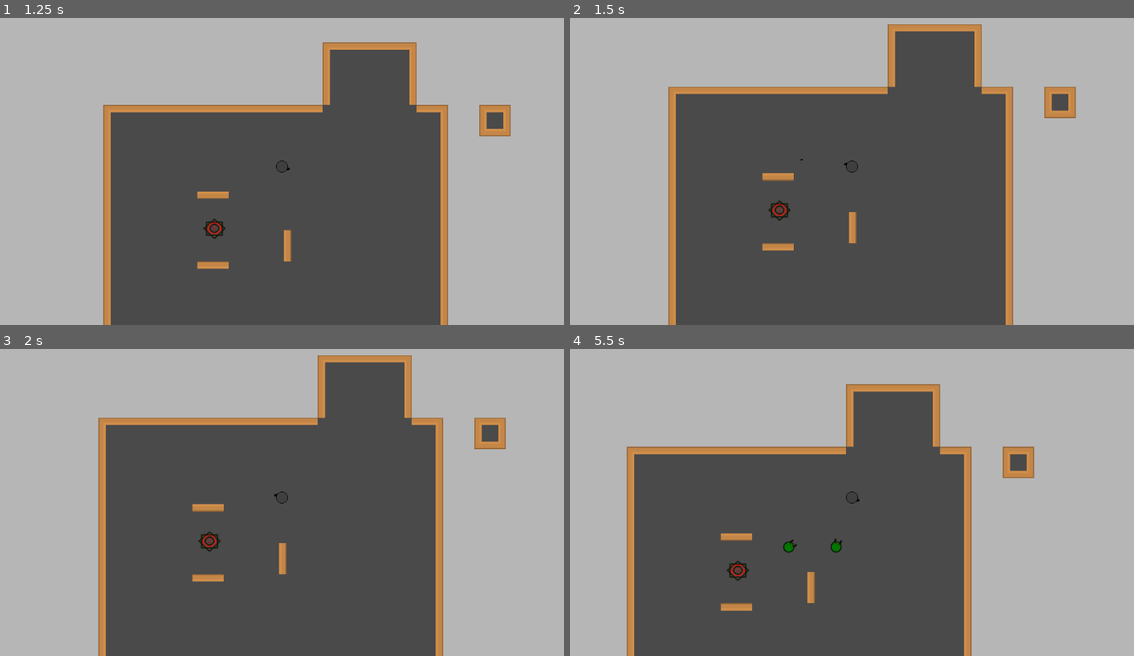
Above: before the commit, frames 1-4 (two rows, left to right).
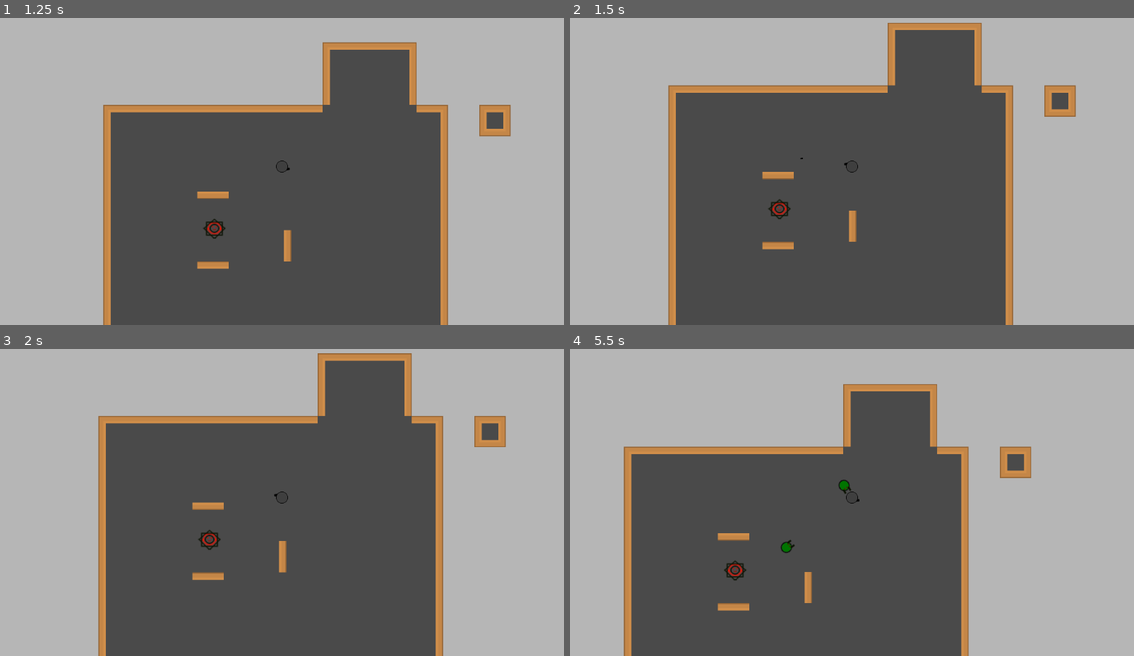
Above: after the commit, the same moments.

Repository: EricFerreiraFR/Zona_de_Contagio
Game: Godot game, scene res://level/nivel1.tscn
Two runs of this game, one before a commit and one after it. Both use one fixed random seed, a clock stepped at 60 frames per second and the inputs below.
Inputs (mouse positions are in pixels of both pictures, inside the frame that each line leads up to):
- Up to frame 1 (1.25 s): tap Enter at 0.5 s; move the mouse to (406, 150) at 0.52 s; hold Right (ui_right) from 0.53 s (still down); click (406, 150) at 0.6 s
- Up to frame 2 (1.5 s): move the mouse to (739, 183) at 1.27 s; release Right (ui_right) at 1.28 s; hold Down (ui_down) from 1.28 s (still down); click (739, 183) at 1.35 s
- Up to frame 3 (2 s): keep holding Down (ui_down)
- Up to frame 4 (5.5 s): tap Space at 2 s; move the mouse to (908, 428) at 2.02 s; release Down (ui_down) at 2.03 s; hold Right (ui_right) 2.03-2.78 s; click (908, 428) at 2.1 s; move the mouse to (823, 560) at 2.77 s; hold Up (ui_up) 2.78-3.53 s; click (823, 560) at 2.85 s; move the mouse to (1021, 545) at 3.52 s; hold Left (ui_left) 3.53-5.03 s; click (1021, 545) at 3.6 s; move the mouse to (682, 450) at 4.27 s; click (682, 450) at 4.35 s; move the mouse to (880, 496) at 5.02 s; hold Down (ui_down) from 5.03 s (still down); click (880, 496) at 5.1 s

Frame 1 is identical in both runs. In frame 2, 1.2% of the frame differs, in the area x 17-90%, y 1-76%; in frame 3, 1.4%; in frame 4, 3.1%, in the area x 9-83%, y 11-100%.

Commit message:
Criando Barricada

Diff:
--- a/Zona_De_Contagio_Game/level/nivel1.tscn
+++ b/Zona_De_Contagio_Game/level/nivel1.tscn
@@ -3,7 +3,7 @@
 [ext_resource type="Texture2D" uid="uid://crrwfw7ooecd4" path="res://mundo/tileset.png" id="1_lj0fo"]
 [ext_resource type="PackedScene" uid="uid://b4lope2jmcye5" path="res://player/player.tscn" id="1_n3gh3"]
 [ext_resource type="PackedScene" uid="uid://cw0ad56dvr8gf" path="res://zombi/zombi_spaw.tscn" id="3_41xg8"]
-[ext_resource type="PackedScene" path="res://mundo/baricada.tscn" id="4_o2n7l"]
+[ext_resource type="PackedScene" uid="uid://b0mnfdm3tjokl" path="res://mundo/barricada.tscn" id="4_o2n7l"]
 
 [sub_resource type="TileSetAtlasSource" id="TileSetAtlasSource_qwvvj"]
 texture = ExtResource("1_lj0fo")
@@ -75,6 +75,7 @@
 [node name="Node2D" type="Node2D"]
 
 [node name="TileMap" type="TileMap" parent="."]
+visibility_layer = 30
 texture_filter = 2
 tile_set = SubResource("TileSet_bog7h")
 format = 2
@@ -87,8 +88,5 @@
 position = Vector2(163, 189)
 player_path = NodePath("../Player")
 
-[node name="StaticBody2D" parent="." instance=ExtResource("4_o2n7l")]
-position = Vector2(195, 111)
-
-[node name="StaticBody2D2" parent="." instance=ExtResource("4_o2n7l")]
-position = Vector2(303, 111)
+[node name="barricada" parent="." instance=ExtResource("4_o2n7l")]
+position = Vector2(198, 112)
--- a/Zona_De_Contagio_Game/mundo/baricada.tscn
+++ /dev/null
@@ -1,13 +0,0 @@
-[gd_scene load_steps=3 format=3 uid="uid://bkox57nav88ri"]
-
-[ext_resource type="Script" path="res://mundo/baricada.gd" id="1_rv3dc"]
-
-[sub_resource type="RectangleShape2D" id="RectangleShape2D_g428j"]
-size = Vector2(106, 17)
-
-[node name="StaticBody2D" type="StaticBody2D"]
-script = ExtResource("1_rv3dc")
-
-[node name="CollisionShape2D" type="CollisionShape2D" parent="."]
-position = Vector2(53, 9)
-shape = SubResource("RectangleShape2D_g428j")
--- a/Zona_De_Contagio_Game/mundo/baricada.gd
+++ b/Zona_De_Contagio_Game/mundo/barricada.gd
@@ -3,19 +3,22 @@
 var health: int = 100  # Vida inicial do objeto
 var is_passable_by_zombie: bool = false
 
-func _read():
+func _init() -> void:
 	add_to_group("Barricada")
-	$CollisionShape2D.set_disabled(false)
+
+func _ready():
+	$cs2d.set("disabled", false)
 
 func _on_zombie_hit(damage: int):
 	health -= damage
+	print(health)
 	if health <= 0:
 		is_passable_by_zombie = true
-		$CollisionShape2D.set_disabled(true)  # Desabilita a colisão
-		# (Opcional) Adicionar alguma animação ou efeito ao "morrer"
+		$cs2d.set("disabled", true)
 
 func _on_body_entered(body: Node):
 	if body.is_in_group("Zombie") and is_passable_by_zombie:
-		pass  # Permite a passagem do zumbi
+		pass
 	elif body.is_in_group("Player"):
-		$CollisionShape2D.set_disabled(false)  # Continua bloqueando o Player
+		$cs2d.set("disabled", false)
+	print(body)
--- /dev/null
+++ b/Zona_De_Contagio_Game/mundo/barricada.tscn
@@ -0,0 +1,28 @@
+[gd_scene load_steps=4 format=3 uid="uid://b0mnfdm3tjokl"]
+
+[ext_resource type="Script" path="res://mundo/barricada.gd" id="1_rv3dc"]
+
+[sub_resource type="RectangleShape2D" id="RectangleShape2D_g428j"]
+size = Vector2(106, 17)
+
+[sub_resource type="RectangleShape2D" id="RectangleShape2D_xf7a0"]
+size = Vector2(102, 20)
+
+[node name="barricada" type="StaticBody2D"]
+script = ExtResource("1_rv3dc")
+
+[node name="cs2d" type="CollisionShape2D" parent="."]
+light_mask = 8
+visibility_layer = 22
+position = Vector2(53, 9)
+shape = SubResource("RectangleShape2D_g428j")
+
+[node name="Area2D" type="Area2D" parent="."]
+position = Vector2(53, 9)
+
+[node name="CollisionShape2D" type="CollisionShape2D" parent="Area2D"]
+light_mask = 8
+visibility_layer = 22
+shape = SubResource("RectangleShape2D_xf7a0")
+
+[connection signal="body_entered" from="Area2D" to="." method="_on_body_entered"]
--- a/Zona_De_Contagio_Game/player/Player.gd
+++ b/Zona_De_Contagio_Game/player/Player.gd
@@ -15,8 +15,10 @@
 var _direction: Vector2 = Vector2.ZERO
 var _screen_size: Vector2
 
+func _init() -> void:
+	add_to_group("Player")
+
 func _ready() -> void:
-	add_to_group("Player")
 	_screen_size = get_viewport_rect().size
 
 func _process(_delta: float) -> void:
--- a/Zona_De_Contagio_Game/player/player.tscn
+++ b/Zona_De_Contagio_Game/player/player.tscn
@@ -18,6 +18,8 @@
 texture = ExtResource("2_ev5ma")
 
 [node name="CollisionShape2D" type="CollisionShape2D" parent="."]
+light_mask = 2
+visibility_layer = 13
 shape = SubResource("CircleShape2D_hht7g")
 
 [node name="Muzzle" type="Marker2D" parent="."]
--- a/Zona_De_Contagio_Game/project.godot
+++ b/Zona_De_Contagio_Game/project.godot
@@ -23,6 +23,14 @@
 ]
 }
 
+[layer_names]
+
+2d_render/layer_1="Parede"
+2d_render/layer_2="Player"
+2d_render/layer_3="Zombie"
+2d_render/layer_4="Objetos"
+2d_render/layer_5="Projetil"
+
 [rendering]
 
 renderer/rendering_method="gl_compatibility"
--- a/Zona_De_Contagio_Game/projetil/projetil.gd
+++ b/Zona_De_Contagio_Game/projetil/projetil.gd
@@ -4,20 +4,30 @@
 @export var lifetime: float = 5.0
 
 var _speed = 750
-var _time: int = Time.get_ticks_msec()
+
+func _init() -> void:
+	add_to_group("Bullet")
 
 func _ready() -> void:
-	add_to_group("Bullet")
+	var timer : Timer = Timer.new()
+	add_child(timer)
+	timer.one_shot = true
+	timer.autostart = false
+	timer.wait_time = 5.0
+	timer.timeout.connect(_time_out)
+	timer.start()
 
 func _physics_process(delta):
 	position += transform.x * _speed * delta
-	if(Time.get_ticks_msec() - _time > lifetime * 1000):
-		queue_free()
+
+func _time_out():
+	queue_free()
 
 func _on_body_entered(body):
 	if body.is_in_group("Zombi"):
 		body.queue_free()
+		queue_free()
 	elif body.is_in_group("Barricada"):
-		pass
+		return
 	else:
 		queue_free()
--- a/Zona_De_Contagio_Game/projetil/projetil.tscn
+++ b/Zona_De_Contagio_Game/projetil/projetil.tscn
@@ -16,6 +16,8 @@
 texture = ExtResource("1_ltk0v")
 
 [node name="Projetil" type="CollisionShape2D" parent="."]
+light_mask = 16
+visibility_layer = 13
 rotation = 1.5708
 shape = SubResource("CapsuleShape2D_dwf15")
 
--- a/Zona_De_Contagio_Game/zombi/zombi.gd
+++ b/Zona_De_Contagio_Game/zombi/zombi.gd
@@ -3,11 +3,13 @@
 @export var _speed: float = 100.0
 @export var _player_path: NodePath
 var _player: Node
+var _ultimaBarricada: Node
 
-func _ready() -> void:
+func _init() -> void:
 	# Adiciona o zombi ao grupo "zombi"
 	add_to_group("Zombi")
 
+func _ready() -> void:
 	# Obtém a referência ao jogador usando o NodePath
 	_player = get_node(_player_path)
 	#_player = get_tree().get_root().get_node("res://player/pPlayer.tscn")
@@ -26,5 +28,14 @@
 
 func _on_mao_body_entered(body):
 	if body.is_in_group("Barricada"):
+		_ultimaBarricada = body
 		body._on_zombie_hit(10)
-		await get_tree().create_timer(1).timeout
+		$Mao/Timer.start(2)
+
+func _on_timer_timeout():
+	_ultimaBarricada._on_zombie_hit(10)
+
+func _on_mao_body_exited(body):
+	if body.is_in_group("Barricada"):
+		$Mao/Timer.stop()
+		_ultimaBarricada = null
--- a/Zona_De_Contagio_Game/zombi/zombi.tscn
+++ b/Zona_De_Contagio_Game/zombi/zombi.tscn
@@ -7,7 +7,7 @@
 radius = 12.0
 
 [sub_resource type="CapsuleShape2D" id="CapsuleShape2D_58uav"]
-radius = 2.0
+radius = 4.0
 height = 16.0
 
 [node name="Zombi" type="CharacterBody2D"]
@@ -20,13 +20,21 @@
 texture = ExtResource("2_b1n7v")
 
 [node name="CollisionShape2D" type="CollisionShape2D" parent="."]
+light_mask = 4
+visibility_layer = 23
 shape = SubResource("CircleShape2D_7jwos")
 
 [node name="Mao" type="Area2D" parent="."]
 
 [node name="AreaDeDano" type="CollisionShape2D" parent="Mao"]
-position = Vector2(14, 0)
+light_mask = 4
+visibility_layer = 10
+position = Vector2(16, 0)
 shape = SubResource("CapsuleShape2D_58uav")
 debug_color = Color(0.992676, 0, 0.24867, 0.42)
 
+[node name="Timer" type="Timer" parent="Mao"]
+
 [connection signal="body_entered" from="Mao" to="." method="_on_mao_body_entered"]
+[connection signal="body_exited" from="Mao" to="." method="_on_mao_body_exited"]
+[connection signal="timeout" from="Mao/Timer" to="." method="_on_timer_timeout"]
